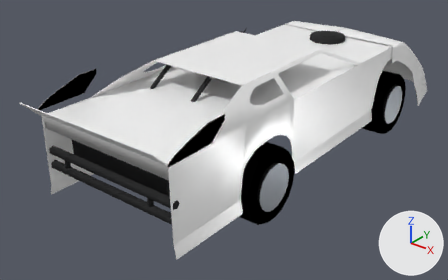
The glTF model assets/car/lm10.glb: old version first, new version second.
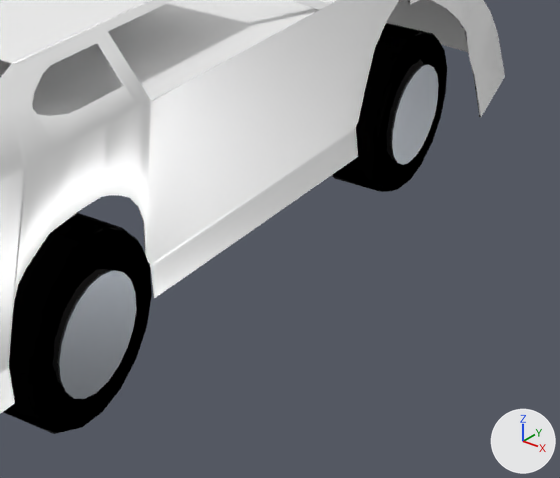
There are two pictures of each version: one whole from a camera (50 mm lens) standing at (2.84, -4.32, 2.61) and looking at (-0.27, -0.44, 0.2), one close up on the part from 53% to 100% of the width and 22% to 86% of the height. Arrows for +X, +Y and +Z are at lower right; the lights stay in place. The last two pictures show the newer version. Where no turn or scale is listed for an object, it has been applied to the vertices.

Names of what the first close-up shows: 'part_paint', 'rim', 'rim.002', 'tire', 'tire.002'.
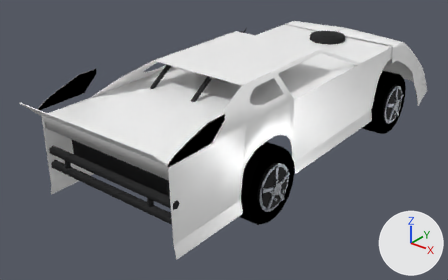
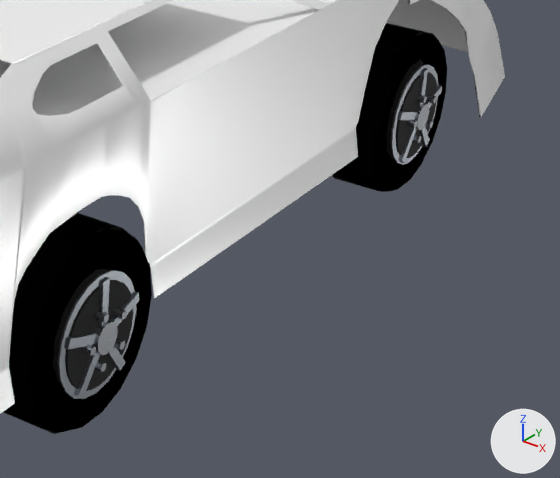
Diff of the bpy script that builds the scene:
```diff
--- a/assets/car/lm10.glb.py
+++ b/assets/car/lm10.glb.py
@@ mat_rtta_chrome @@
+mat_rtta_chrome = principled_material('RTTA_Chrome')
+mat_rtta_chrome.base_color = (0.578, 0.604, 0.644)  # light grey #c8ccd2
+mat_rtta_chrome.metallic = 0.95
+mat_rtta_chrome.roughness = 0.18
@@ me_mesh_16 @@
+me_mesh_16.from_pydata(...)  # 110 vertices, 192 faces; spans x 0.139..0.177, y -0.094..0.081, z -0.091..0.092
+me_mesh_16.materials.append(mat_rtta_chrome)  # light grey #c8ccd2
@@ me_mesh_15 @@
+me_mesh_15.from_pydata(...)  # 40 vertices, 60 faces; spans x 0.143..0.157, y -0.174..0.174, z -0.153..0.179
+me_mesh_15.materials.append(mat_rtta_rim)  # grey #8d9299
@@ me_mesh_14 @@
+me_mesh_14.from_pydata(...)  # 60 vertices, 112 faces; spans x 0.137..0.147, y -0.16..0.16, z -0.16..0.16
+me_mesh_14.materials.append(mat_rtta_black)  # black #0d0e10
@@ ob_rim_hub_002 @@
+ob_rim_hub_002 = bpy.data.objects.new('rim_hub.002', me_mesh_16)
+ob_rim_hub_002.location = (0.512, 1.033, 0.303)
@@ ob_rim_spokes_002 @@
+ob_rim_spokes_002 = bpy.data.objects.new('rim_spokes.002', me_mesh_15)
+ob_rim_spokes_002.location = (0.512, 1.033, 0.303)
@@ ob_rim_face_002 @@
+ob_rim_face_002 = bpy.data.objects.new('rim_face.002', me_mesh_14)
+ob_rim_face_002.location = (0.512, 1.033, 0.303)
@@ ob_rim_hub @@
+ob_rim_hub = bpy.data.objects.new('rim_hub', me_mesh_16.copy())
+ob_rim_hub.location = (0.512, -0.992, 0.303)
@@ ob_rim_spokes @@
+ob_rim_spokes = bpy.data.objects.new('rim_spokes', me_mesh_15.copy())
+ob_rim_spokes.location = (0.512, -0.992, 0.303)
@@ ob_rim_face @@
+ob_rim_face = bpy.data.objects.new('rim_face', me_mesh_14.copy())
+ob_rim_face.location = (0.512, -0.992, 0.303)
```

Changed parts and their boxes [x1, y1, x2, y2] in the close-ups (560 x 478 px):
'rim_face', added (black)
    after: [65, 280, 133, 391]
'rim_spokes', added
    after: [64, 277, 139, 398]
'rim_face.002', added (black)
    after: [396, 72, 437, 158]
'rim_hub', added
    after: [82, 307, 127, 372]
'rim_spokes.002', added
    after: [397, 68, 442, 163]
'rim_hub.002', added
    after: [406, 94, 437, 143]
'rim', unchanged, covered by the edit
    both: [58, 270, 136, 399]
'rim.002', unchanged, covered by the edit
    before: [391, 64, 439, 165]
    after: [391, 64, 438, 165]
